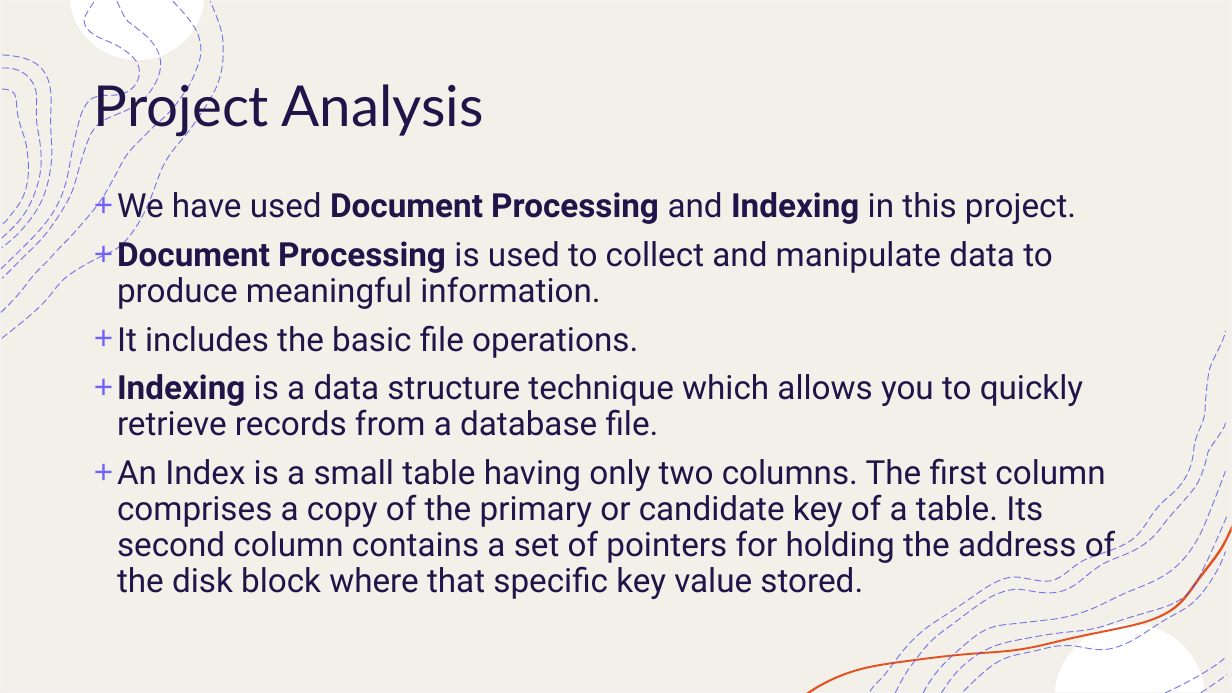
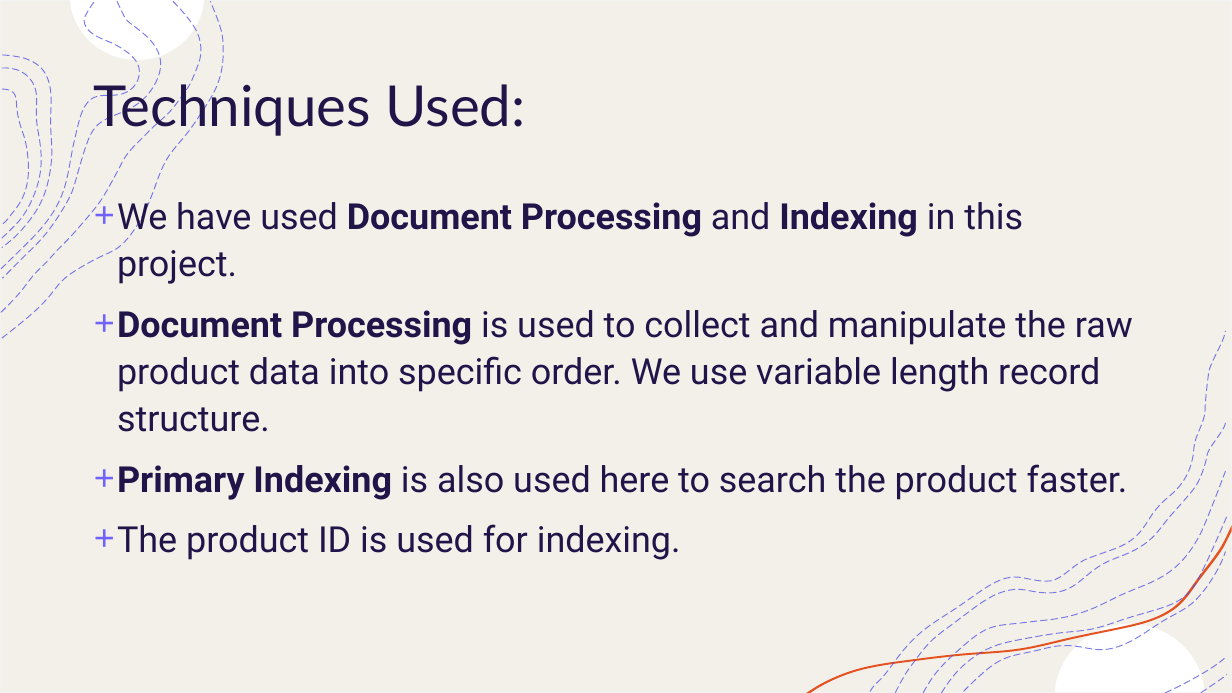
Before and after one commit to yadunandanbhat/InventoryTracker, a slide deck: slide 5 of Inventory Tracker.pptx. Drawn at 1232x693 pixels with LibreOffice and Linux fonts; fonts in the diff are those of the drawing. Boxes give left, top, right and bottom in pixels: in the first picture for what was removed or moved away, otherwise in the second. Text is boxed around its words. In the diff, an @@ line names an element or a change of style, - is before the commit and + after.

```diff
--- a/Inventory Tracker.pptx
+++ b/Inventory Tracker.pptx
@@ title at <box>94,77,525,136</box>: text changed @@
-Project Analysis
+Techniques Used:
@@ text at <box>117,196,1023,284</box>: size 25.9 to 28 pt in "We have used Document Processing and Indexing ..."; line spacing 0.9 to 1.1 @@
@@ text at <box>117,310,1133,560</box>: text changed; size 25.9 to 28 pt @@
-+ Document Processing is used to collect and manipulate data to produce meaningful information.
-+ It includes the basic file operations.
-+ Indexing is a data structure technique which allows you to quickly retrieve records from a database file.
-+ An Index is a small table having only two columns. The first column comprises a copy of the primary or candidate key of a table. Its second column contains a set of pointers for holding the address of the disk block where that specific key value stored.
++ Document Processing is used to collect and manipulate the raw product data into specific order. We use variable length record structure.
++ Primary Indexing is also used here to search the product faster.
++ The product ID is used for indexing.
```
Also in this commit, not shown: 7 other slides changed, 4 slides added, 3 slides removed, 4 other files.
